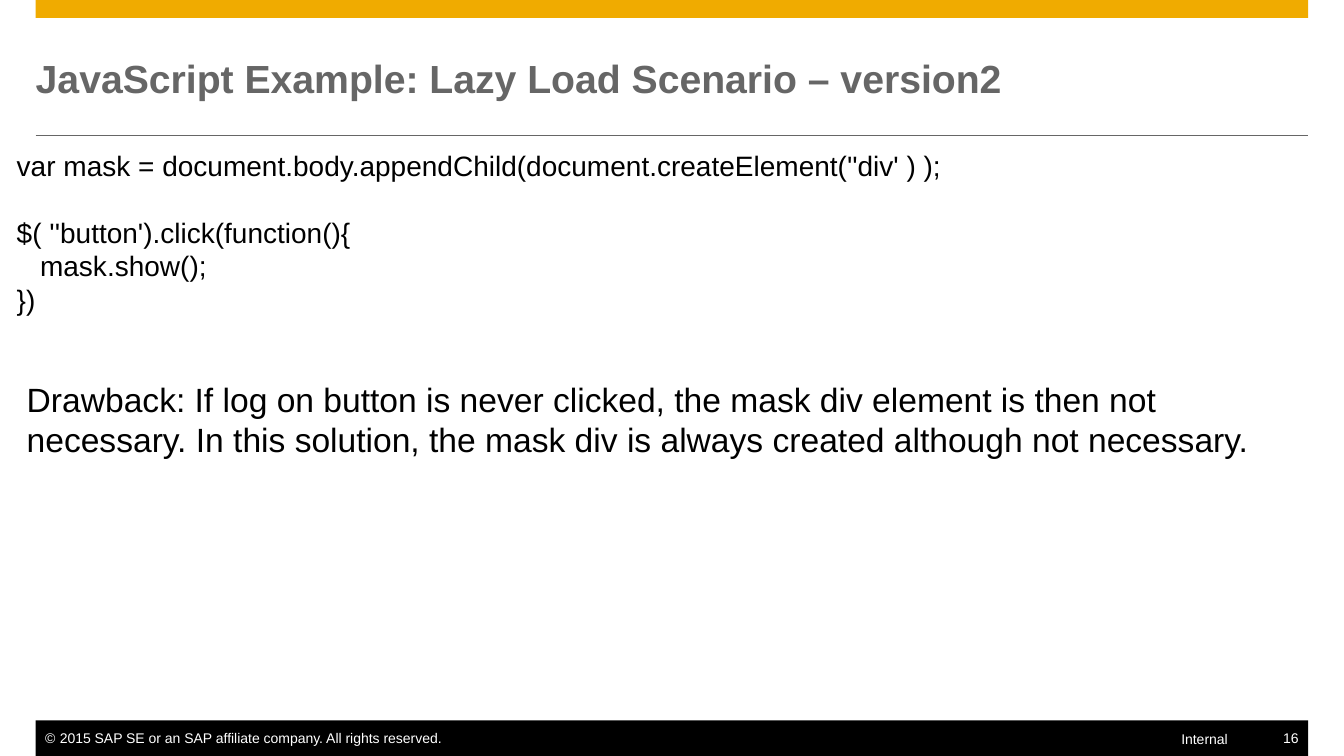
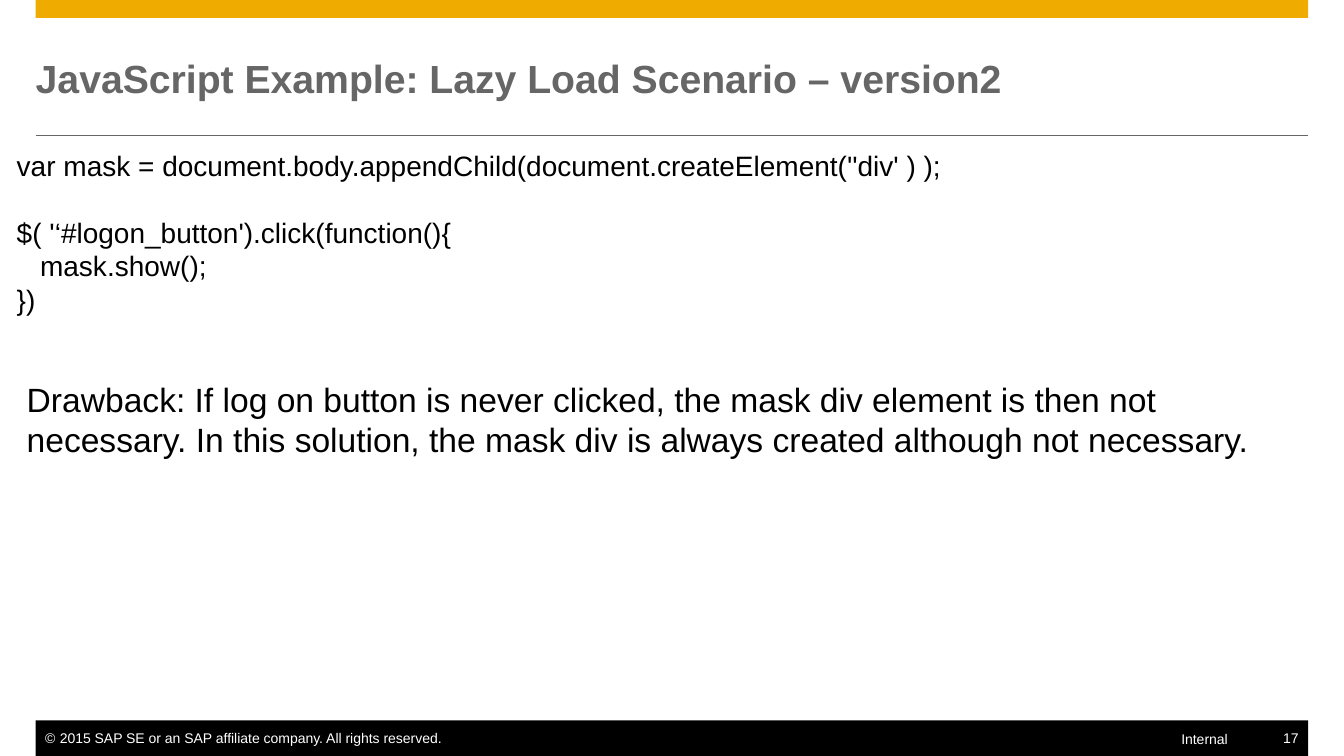
Before and after one commit to mxpang/jerryslide, a slide deck: slide 17 of training/ProgrammingLanguage/001_closure.pptx (slide 16 before the commit). Drawn at 1344x756 pixels with LibreOffice and Linux fonts; fonts in the diff are those of the drawing. Boxes give left, top, right and bottom in pixels: in the first picture for what was removed or moved away, otherwise in the second. Text is boxed around its words. In the diff, an @@ line names an element or a change of style, - is before the commit and + after.

```diff
--- a/training/ProgrammingLanguage/001_closure.pptx
+++ b/training/ProgrammingLanguage/001_closure.pptx
@@ text at (49,222,450,248): text changed @@
-$( ''button').click(function(){
+$( '‘#logon_button').click(function(){
@@ page number at (1283,733,1299,743): text changed @@
-16
+17
```
Also in this commit, not shown: 8 other slides changed, 1 slide added, 2 other files.
